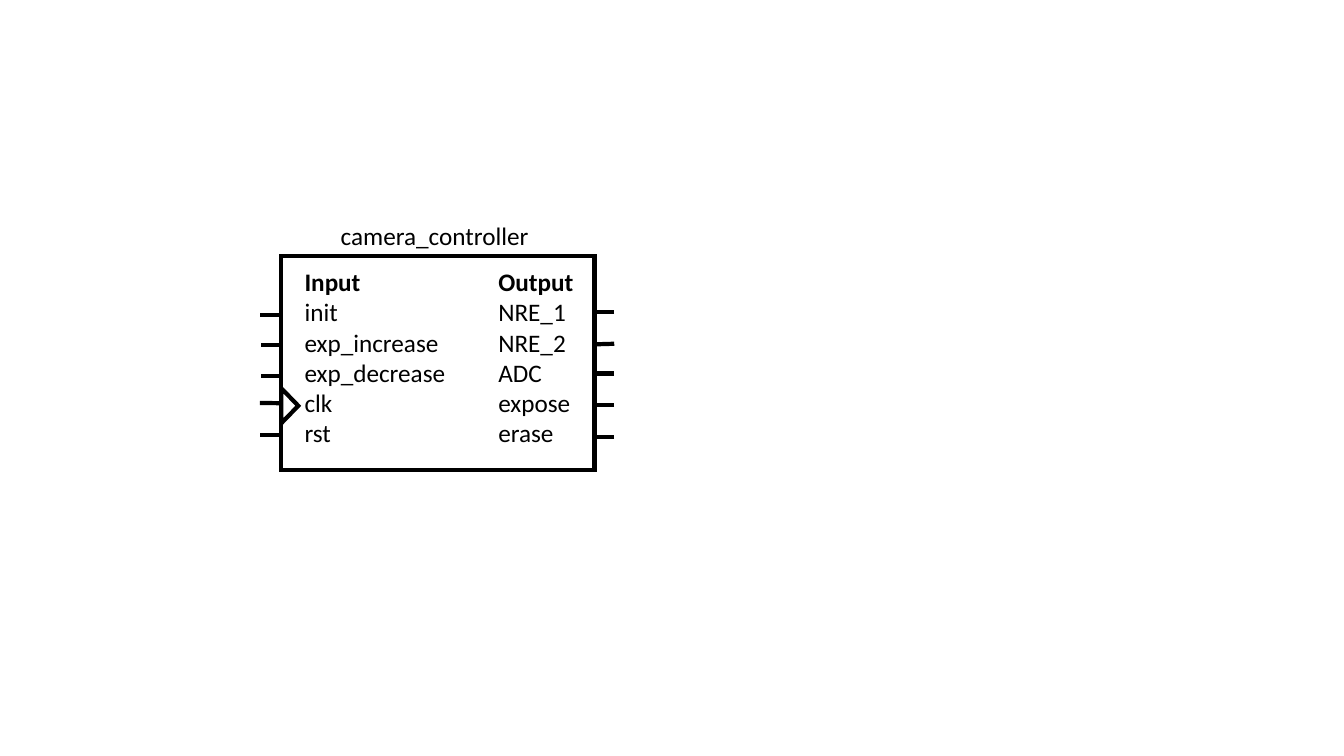
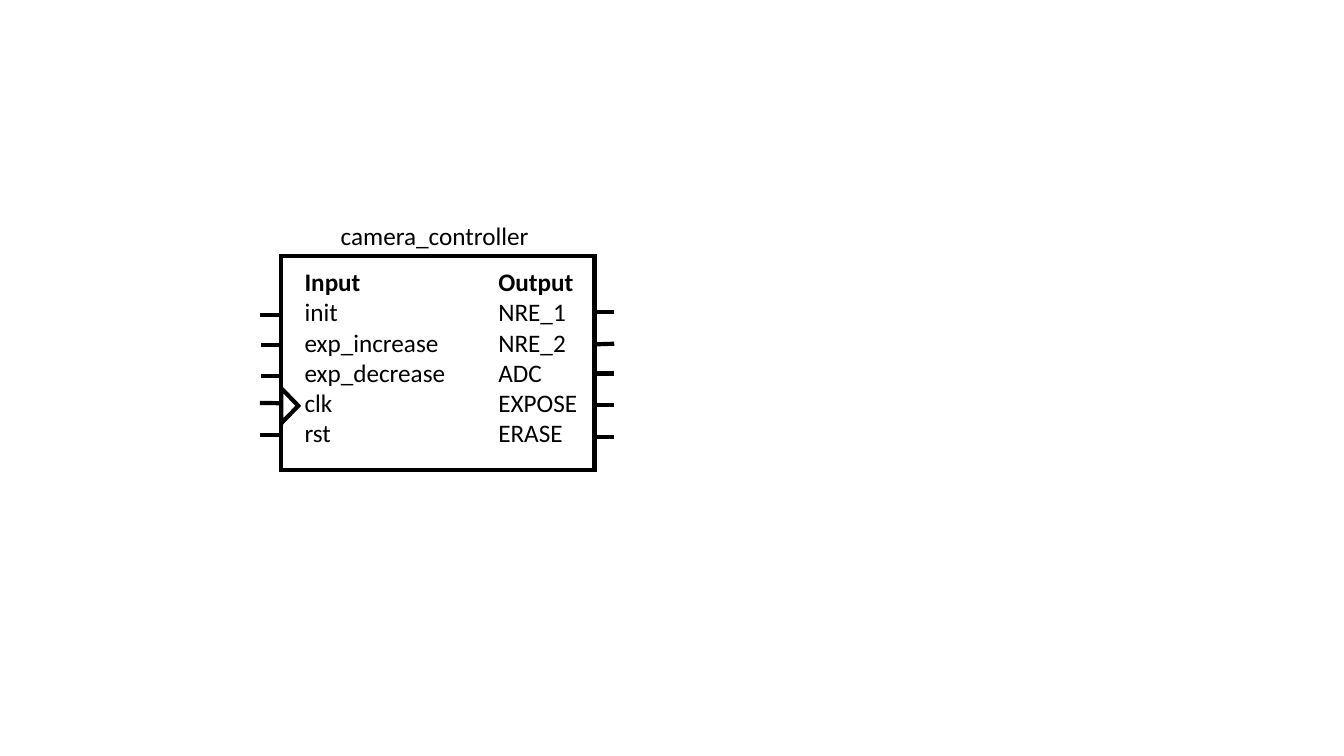
Before and after one commit to sigurdo/ic_project, a slide deck: slide 1 of report/graphs/camera_controller_pinout.pptx. Drawn at 1344x756 pixels with LibreOffice and Linux fonts; fonts in the diff are those of the drawing. Boxes give left, top, right and bottom in pixels: in the first picture for what was removed or moved away, otherwise in the second. Text is boxed around its words. In the diff, an @@ line names an element or a change of style, - is before the commit and + after.

Commit message:
Write EXPOSE capitalized in pinout figures

```diff
--- a/report/graphs/camera_controller_pinout.pptx
+++ b/report/graphs/camera_controller_pinout.pptx
@@ text at bbox=[498, 395, 577, 442]: text changed @@
-expose
-erase
+EXPOSE
+ERASE
```
Also in this commit, not shown: 1 slide added, 3 other files.
